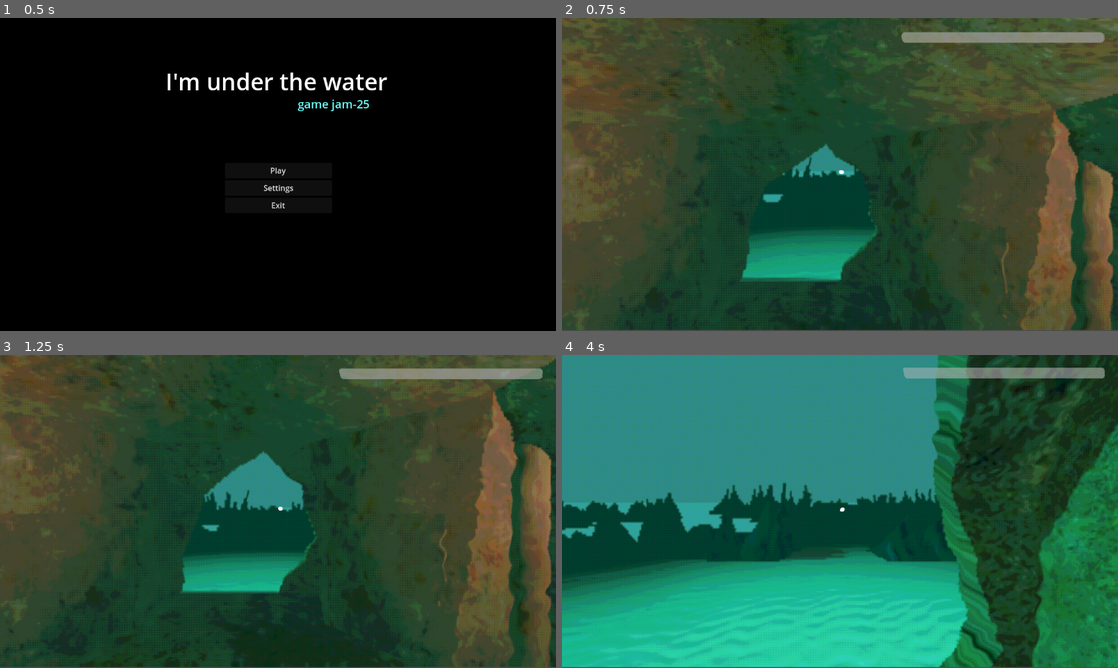
Above: before the commit, frames 1-4 (two rows, left to right).
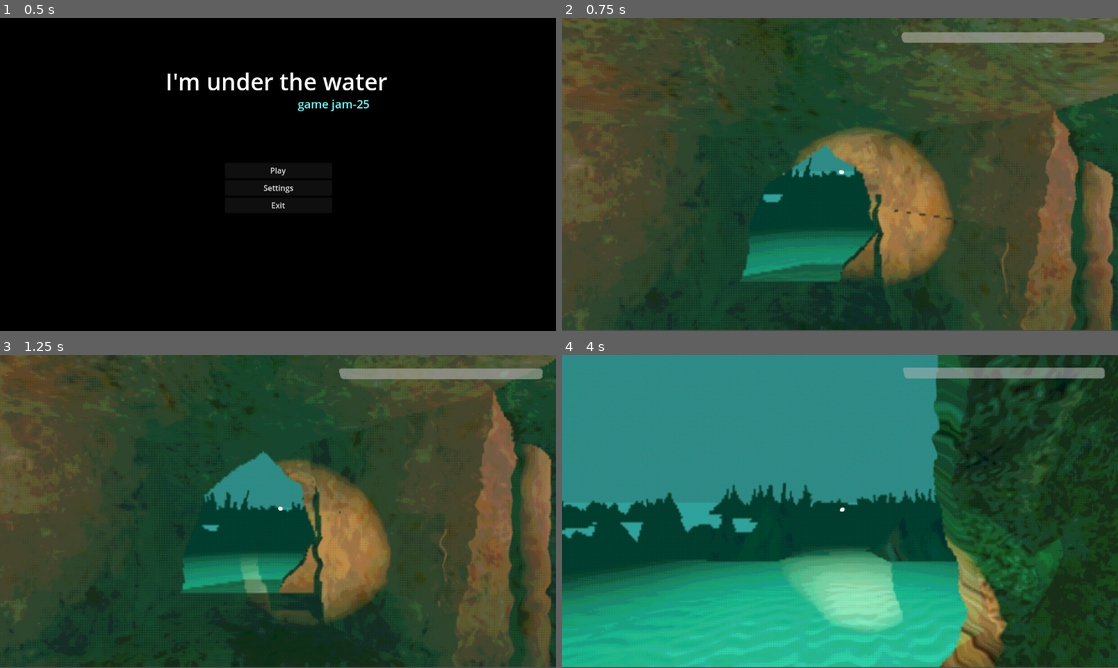
Above: after the commit, the same moments.

Repository: useronym/BubbleGameJam
Game: Godot game, scene res://scenes/mainMenu.tscn
Two runs of this game, one before a commit and one after it. Both use one fixed random seed, a clock stepped at 60 frames per second and the inputs below.
Inputs (mouse positions are in pixels of both pictures, inside the frame that each line leads up to):
- Up to frame 1 (0.5 s): no input
- Up to frame 2 (0.75 s): click "Play" at 0.5 s
- Up to frame 3 (1.25 s): no input
- Up to frame 4 (4 s): tap Enter at 1.25 s; move the mouse to (867, 511) at 1.27 s; hold W (up) from 1.28 s (still down); tap E (interact) every 0.75 s from 1.35 to 3.6 s; move the mouse to (812, 511) at 2.02 s; move the mouse to (851, 505) at 2.77 s; move the mouse to (834, 517) at 3.52 s

Frame 1 is identical in both runs. In frame 2, 7.6% of the frame differs, in the area x 32-71%, y 34-86%; in frame 3, 7.0%; in frame 4, 16%, in the area x 40-100%, y 0-100%.

Commit message:
Add player flashlight

Diff:
--- a/scenes/lights.tscn
+++ b/scenes/lights.tscn
@@ -14,8 +14,9 @@
 transform = Transform3D(0.00949445, 0.575636, -0.817651, -3.13263e-08, 0.817688, 0.575662, 0.999955, -0.00546551, 0.00776353, -2.59506, 2.17811, -0.0100856)
 
 [node name="DirectionalLight3D" type="DirectionalLight3D" parent="."]
-transform = Transform3D(-0.0596813, 0.519102, -0.852626, 0.0362469, 0.854712, 0.517835, 0.997559, -1.48648e-08, -0.0698262, 0, 0, 0)
+transform = Transform3D(0.389721, 0.662781, -0.639405, 0.0287191, 0.685217, 0.727773, 0.920485, -0.301991, 0.248009, 0, 0, 0)
 light_color = Color(0.0225818, 0.577341, 0.553477, 1)
+light_energy = 0.5
 shadow_enabled = true
 shadow_blur = 0.0
 directional_shadow_mode = 1
--- a/scenes/player.tscn
+++ b/scenes/player.tscn
@@ -102,6 +102,14 @@
 collide_with_areas = true
 collide_with_bodies = false
 
+[node name="SpotLight3D" type="SpotLight3D" parent="head"]
+transform = Transform3D(1, 0, 0, 0, 1, 0, 0, 0, 1, 0.321173, -0.45239, 0)
+light_color = Color(1, 0.780829, 0.665686, 1)
+light_energy = 3.027
+shadow_enabled = true
+spot_range = 8.4874
+spot_angle = 22.19
+
 [node name="PlayerGUI" parent="." instance=ExtResource("2_ywley")]
 
 [node name="AnimationPlayer" type="AnimationPlayer" parent="."]
